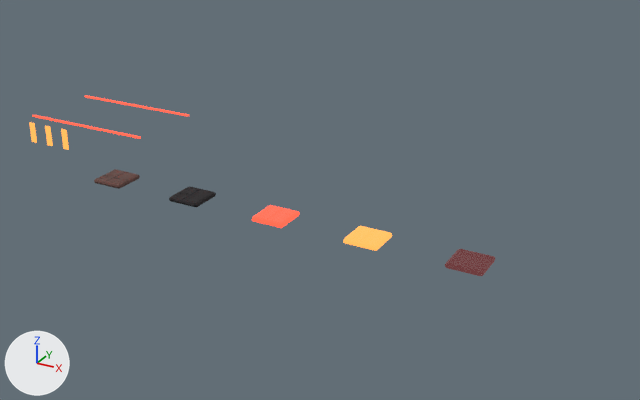
The Blender file assets/ships/m4_ashline/blender/ashline_family_kit.blend: old version first, new version second.
Both versions are drawn from a 50 mm lens placed at (8.66, -9.4, 5.09), pointed at (3.62, -0.24, 0.51). Lighting does not change. The marker at lower left points along +X, +Y and +Z. The picture after the commit comes second.

The scene before the commit, as lines of its bpy script (objects in view):
```python
ob_hazard_chevron_00 = bpy.data.objects.new('Hazard_Chevron_00', me_cube_007)
ob_hazard_chevron_00.location = (0.0, -1.5, 1.2)
ob_hazard_chevron_01 = bpy.data.objects.new('Hazard_Chevron_01', me_cube_008)
ob_hazard_chevron_01.location = (0.28, -1.5, 1.2)
ob_hazard_chevron_02 = bpy.data.objects.new('Hazard_Chevron_02', me_cube_009)
ob_hazard_chevron_02.location = (0.56, -1.5, 1.2)
ob_identity_rail_p = bpy.data.objects.new('Identity_Rail_P', me_cube_005)
ob_identity_rail_p.location = (0.0, 0.55, 1.0)
ob_identity_rail_s = bpy.data.objects.new('Identity_Rail_S', me_cube_006)
ob_identity_rail_s.location = (0.0, -0.55, 1.0)
ob_swatch_material_cyan = bpy.data.objects.new('Swatch_Material_Cyan', me_cube_002)
ob_swatch_material_cyan.location = (2.8, 0.0, 0.0)
ob_swatch_material_glass = bpy.data.objects.new('Swatch_Material_Glass', me_cube_004)
ob_swatch_material_glass.location = (5.6, 0.0, 0.0)
ob_swatch_material_hull = bpy.data.objects.new('Swatch_Material_Hull', me_cube)
ob_swatch_material_hull.location = (0.0, 0.0, 0.0)
ob_swatch_material_warm = bpy.data.objects.new('Swatch_Material_Warm', me_cube_003)
ob_swatch_material_warm.location = (4.2, 0.0, 0.0)
# also in view: 'Swatch_Material_Mechanical' at (1.4, 0.0, 0.0)
```
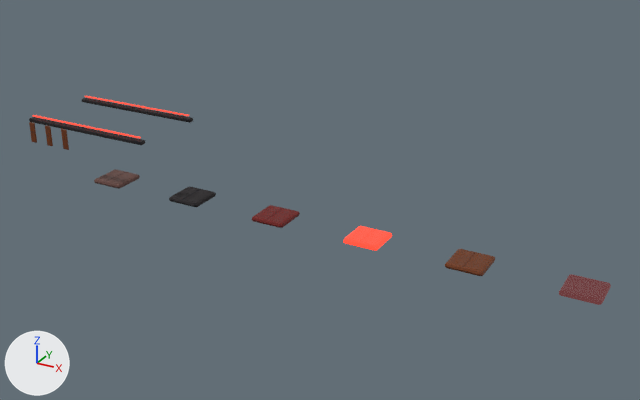
Patch to the scene script:
```diff
--- a/assets/ships/m4_ashline/blender/ashline_family_kit.blend.py
+++ b/assets/ships/m4_ashline/blender/ashline_family_kit.blend.py
@@ img_material_cyan_normal @@
-img_material_cyan_normal = load_image('Material_Cyan_normal', '_unpacked/Material_Cyan_normal', 64, 64, 'Non-Color')
+img_material_cyan_normal = load_image('Material_Cyan_normal', '_unpacked/Material_Cyan_normal', 128, 128, 'Non-Color')
@@ img_material_warm_basecolor @@
-img_material_warm_basecolor = load_image('Material_Warm_baseColor', '_unpacked/Material_Warm_baseColor', 64, 64, 'sRGB')
+img_material_warm_basecolor = load_image('Material_Warm_baseColor', '_unpacked/Material_Warm_baseColor', 128, 128, 'sRGB')
@@ img_material_warm_orm @@
-img_material_warm_orm = load_image('Material_Warm_orm', '_unpacked/Material_Warm_orm', 64, 64, 'Non-Color')
+img_material_warm_orm = load_image('Material_Warm_orm', '_unpacked/Material_Warm_orm', 128, 128, 'Non-Color')
@@ img_material_warm_normal @@
-img_material_warm_normal = load_image('Material_Warm_normal', '_unpacked/Material_Warm_normal', 64, 64, 'Non-Color')
+img_material_warm_normal = load_image('Material_Warm_normal', '_unpacked/Material_Warm_normal', 128, 128, 'Non-Color')
@@ img_material_glass_basecolor @@
-img_material_glass_basecolor = load_image('Material_Glass_baseColor', '_unpacked/Material_Glass_baseColor', 64, 64, 'sRGB')
+img_material_glass_basecolor = load_image('Material_Glass_baseColor', '_unpacked/Material_Glass_baseColor', 128, 128, 'sRGB')
@@ img_material_glass_orm @@
-img_material_glass_orm = load_image('Material_Glass_orm', '_unpacked/Material_Glass_orm', 64, 64, 'Non-Color')
+img_material_glass_orm = load_image('Material_Glass_orm', '_unpacked/Material_Glass_orm', 128, 128, 'Non-Color')
@@ img_material_glass_normal @@
-img_material_glass_normal = load_image('Material_Glass_normal', '_unpacked/Material_Glass_normal', 64, 64, 'Non-Color')
+img_material_glass_normal = load_image('Material_Glass_normal', '_unpacked/Material_Glass_normal', 128, 128, 'Non-Color')
@@ mat_material_cyan @@
 n1 = _N.new('ShaderNodeBsdfPrincipled'); n1.name = 'Principled BSDF'
 n1.inputs[27].default_value = (1.0, 0.07, 0.035, 1.0)  # 'Emission Color', red #ff4b35
-n1.inputs[28].default_value = 2.1  # 'Emission Strength'
+n1.inputs[28].default_value = 1.25  # 'Emission Strength'
 n2 = _N.new('ShaderNodeTexImage'); n2.name = 'Image Texture'
@@ mat_material_warm @@
 n1 = _N.new('ShaderNodeBsdfPrincipled'); n1.name = 'Principled BSDF'
-n1.inputs[27].default_value = (1.0, 0.38, 0.08, 1.0)  # 'Emission Color', orange #ffa650
-n1.inputs[28].default_value = 1.35  # 'Emission Strength'
 n2 = _N.new('ShaderNodeTexImage'); n2.name = 'Image Texture'
@@ mat_material_red_paint @@
+mat_material_red_paint = bpy.data.materials.new('Material_Red_Paint')
+# uses the picture img_material_red_paint_basecolor
+# uses the picture img_material_red_paint_normal
+# uses the picture img_material_red_paint_orm
@@ me_cube_002 @@
 me_cube_002.from_pydata(...)  # 56 vertices, 54 faces; spans x -0.25..0.25, y -0.25..0.25, z -0.038..0.038
-me_cube_002.materials.append(mat_material_cyan)
+me_cube_002.materials.append(mat_material_red_paint)
@@ me_cube_003 @@
 me_cube_003.from_pydata(...)  # 56 vertices, 54 faces; spans x -0.25..0.25, y -0.25..0.25, z -0.038..0.038
-me_cube_003.materials.append(mat_material_warm)
+me_cube_003.materials.append(mat_material_cyan)
@@ me_cube_004 @@
 me_cube_004.from_pydata(...)  # 56 vertices, 54 faces; spans x -0.25..0.25, y -0.25..0.25, z -0.038..0.038
-me_cube_004.materials.append(mat_material_glass)
+me_cube_004.materials.append(mat_material_warm)
@@ me_cube_005 @@
 me_cube_005.from_pydata(...)  # 56 vertices, 54 faces; spans x -1.0..1.0, y -0.02..0.02, z -0.01..0.01
+# me_cube_005 part 1: texture (UV) coordinates of 40 of 54 faces, centred in x -1.0..1.0, y -0.02..0.02, z -0.01..0.01, changed; they spanned u 0.39..0.61, v 0.0..1.0 and now span u 0.39..0.61, v 0.0..1.0
 me_cube_005.materials.append(mat_material_cyan)
@@ me_cube_006 @@
 me_cube_006.from_pydata(...)  # 56 vertices, 54 faces; spans x -1.0..1.0, y -0.02..0.02, z -0.01..0.01
+# me_cube_006 part 2: texture (UV) coordinates of 40 of 54 faces, centred in x -1.0..1.0, y -0.02..0.02, z -0.01..0.01, changed; they spanned u 0.39..0.61, v 0.0..1.0 and now span u 0.39..0.61, v 0.0..1.0
 me_cube_006.materials.append(mat_material_cyan)
@@ me_cube_005_1 @@
+me_cube_005_1.from_pydata(...)  # 56 vertices, 54 faces; spans x -0.25..0.25, y -0.25..0.25, z -0.038..0.038
+me_cube_005_1.materials.append(mat_material_glass)
@@ ob_swatch_material_cyan @@
-ob_swatch_material_cyan = bpy.data.objects.new('Swatch_Material_Cyan', me_cube_002)
-ob_swatch_material_cyan.location = (2.8, 0.0, 0.0)
+ob_swatch_material_cyan = bpy.data.objects.new('Swatch_Material_Cyan', me_cube_003)
+ob_swatch_material_cyan.location = (4.2, 0.0, 0.0)
@@ ob_swatch_material_warm @@
-ob_swatch_material_warm = bpy.data.objects.new('Swatch_Material_Warm', me_cube_003)
-ob_swatch_material_warm.location = (4.2, 0.0, 0.0)
+ob_swatch_material_warm = bpy.data.objects.new('Swatch_Material_Warm', me_cube_004)
+ob_swatch_material_warm.location = (5.6, 0.0, 0.0)
@@ ob_swatch_material_glass @@
-ob_swatch_material_glass = bpy.data.objects.new('Swatch_Material_Glass', me_cube_004)
-ob_swatch_material_glass.location = (5.6, 0.0, 0.0)
+ob_swatch_material_glass = bpy.data.objects.new('Swatch_Material_Glass', me_cube_005_1)
+ob_swatch_material_glass.location = (7.0, 0.0, 0.0)
@@ ob_identity_rail_bracket_s @@
+ob_identity_rail_bracket_s = bpy.data.objects.new('Identity_Rail_Bracket_S', me_cube_008_1)  # 56 vertices, 54 faces; spans x -1.04..1.04, y -0.04..0.04, z -0.03..0.03
+ob_identity_rail_bracket_s.location = (0.0, -0.55, 0.94)
@@ ob_identity_rail_bracket_p @@
+ob_identity_rail_bracket_p = bpy.data.objects.new('Identity_Rail_Bracket_P', me_cube_008_1.copy())
+ob_identity_rail_bracket_p.location = (0.0, 0.55, 0.94)
@@ ob_swatch_material_red_paint @@
+ob_swatch_material_red_paint = bpy.data.objects.new('Swatch_Material_Red_Paint', me_cube_002)
+ob_swatch_material_red_paint.location = (2.8, 0.0, 0.0)
```

Where the change shows, as pixel boxes (x1, y1, x2, y2) in the pictures (640 x 400 px):
'Swatch_Material_Glass', surface changed, recoloured, reshaped, moved (14% taller)
    before: (445, 249, 495, 276)
    after: (559, 274, 611, 305)
'Swatch_Material_Warm', surface changed, recoloured, moved
    before: (343, 226, 392, 251)
    after: (445, 249, 495, 276)
'Swatch_Material_Cyan', surface changed, recoloured, moved
    before: (252, 205, 300, 228)
    after: (343, 226, 392, 251)
'Swatch_Material_Red_Paint', added (brown)
    after: (252, 205, 300, 228)
'Identity_Rail_Bracket_S', added
    after: (29, 117, 145, 145)
'Identity_Rail_Bracket_P', added
    after: (82, 98, 193, 123)
'Identity_Rail_S', surface changed
    both: (32, 115, 141, 139)
'Identity_Rail_P', surface changed
    both: (85, 96, 189, 116)
'Hazard_Chevron_02', surface changed, recoloured
    both: (61, 129, 69, 150)
'Hazard_Chevron_01', surface changed, recoloured
    both: (45, 125, 53, 146)
'Hazard_Chevron_00', surface changed, recoloured
    both: (29, 122, 37, 143)
